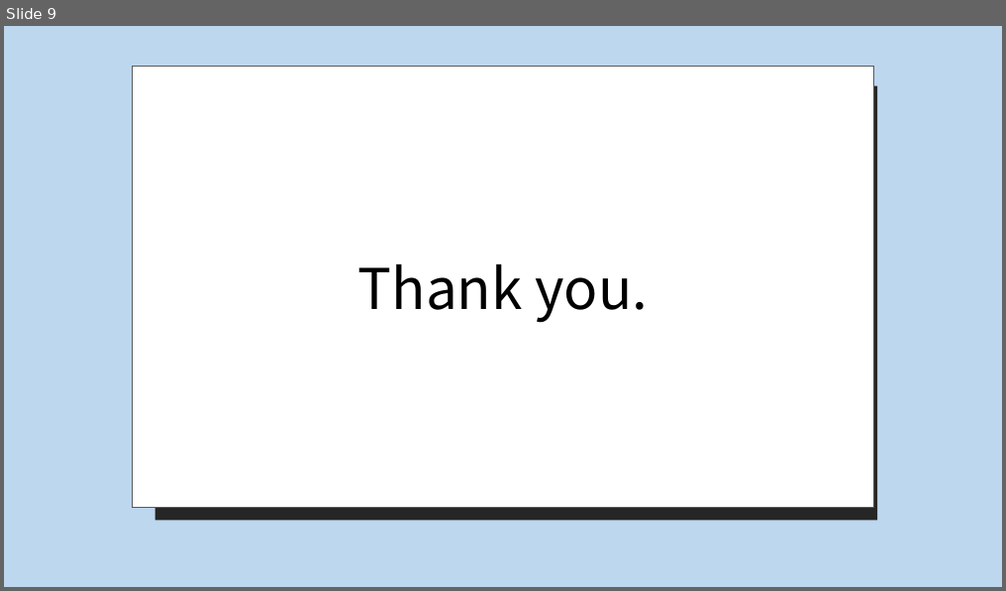
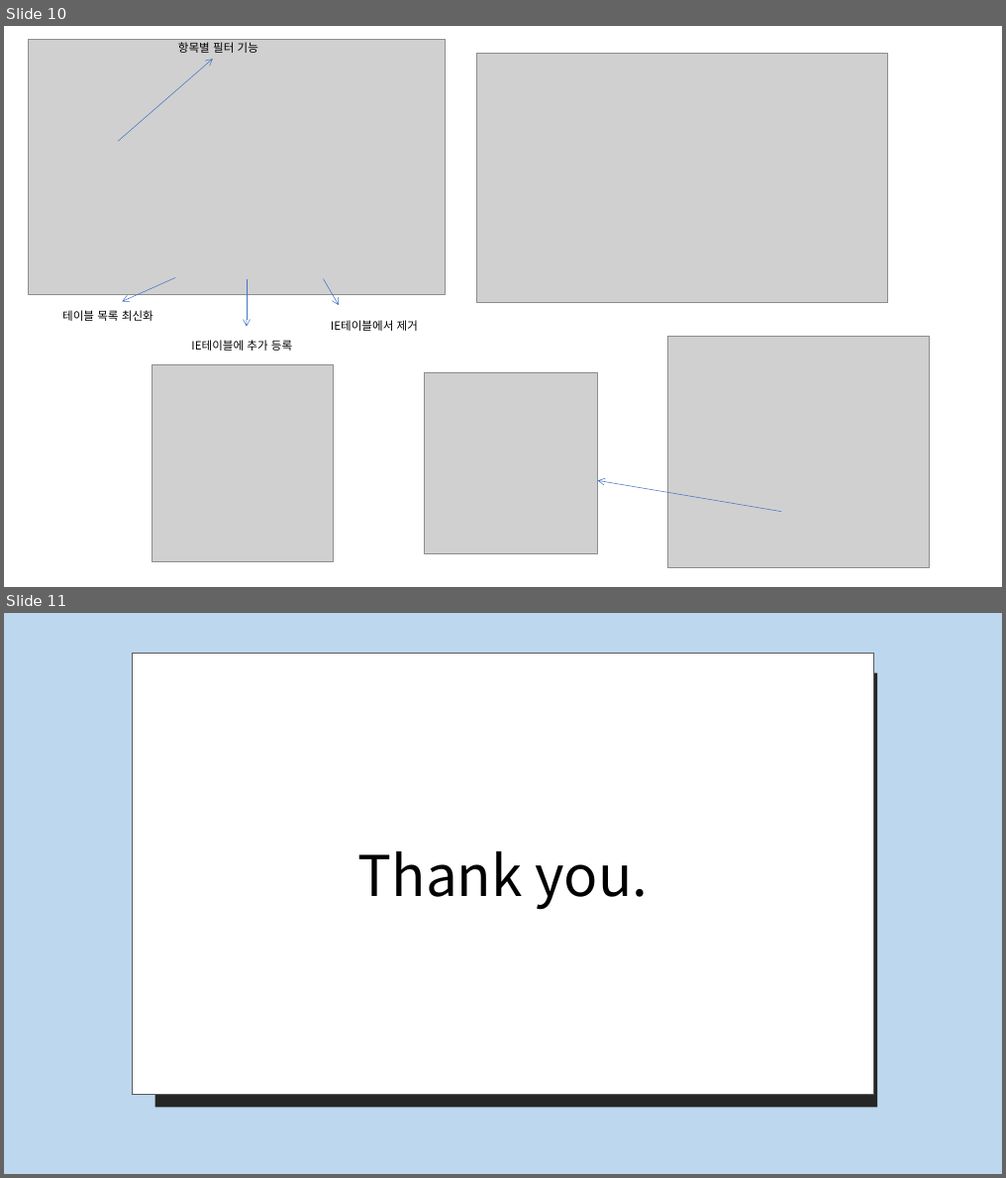
Before and after one commit to wjgin/Backup, a slide deck: study/Java_cross/Day_005 ~/JCP0716/workplace/teamProject/2021.08.30/가계부 프로그램 발표자료.pptx. Shown one above the other, each under a label of ours: slide 9 before the commit, slides 10 and 11 after it. The pictures are 1006x591 and 1006x1178 pixels, drawn with LibreOffice and Linux fonts; fonts in the diff are those of the drawing; grey boxes stand for pictures. Boxes give left, top, right and bottom in pixels: in the first picture for what was removed or moved away, otherwise in the second. Text is boxed around its words. In the diff, an @@ line names an element or a change of style, - is before the commit and + after.

```diff
--- a/study/Java_cross/Day_005 ~/JCP0716/workplace/teamProject/2021.08.30/가계부 프로그램 발표자료.pptx
+++ b/study/Java_cross/Day_005 ~/JCP0716/workplace/teamProject/2021.08.30/가계부 프로그램 발표자료.pptx
@@ slide 10 added at box(4, 26, 1002, 587), background #FFFFFF @@
@@ picture added at box(28, 40, 446, 295) @@
@@ text added at box(178, 42, 258, 53), 11 pt, text #000000 @@
+항목별 필터 기능
@@ picture added at box(476, 54, 887, 303) @@
@@ arrow added from (118, 141) to (213, 59), #4472C4 0.5 pt @@
@@ arrow added from (175, 278) to (122, 301), #4472C4 0.5 pt @@
@@ arrow added from (247, 279) to (247, 327), #4472C4 0.5 pt @@
@@ arrow added from (324, 279) to (339, 305), #4472C4 0.5 pt @@
@@ text added at box(62, 310, 153, 321), 11 pt, text #000000 @@
+테이블 목록 최신화
@@ text added at box(331, 320, 418, 331), 11 pt, text #000000 @@
+IE테이블에서 제거
@@ text added at box(191, 340, 292, 351), 11 pt, text #000000 @@
+IE테이블에 추가 등록
@@ picture added at box(668, 337, 930, 569) @@
@@ picture added at box(152, 366, 333, 562) @@
@@ picture added at box(425, 372, 598, 555) @@
@@ arrow added from (781, 512) to (598, 481), #4472C4 0.5 pt @@
@@ what was slide 9 is now slide 11 @@
```
Also in this commit, not shown: 1 other slide added, 10 other files.
